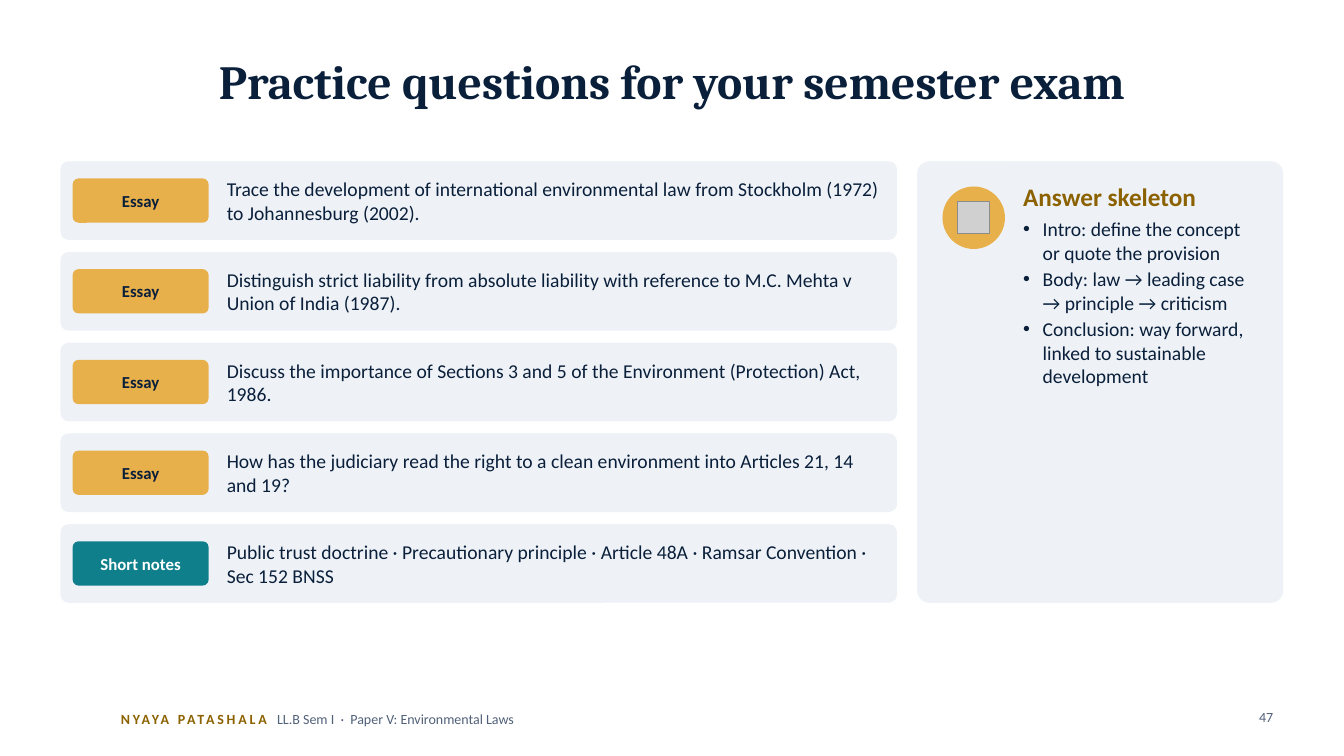
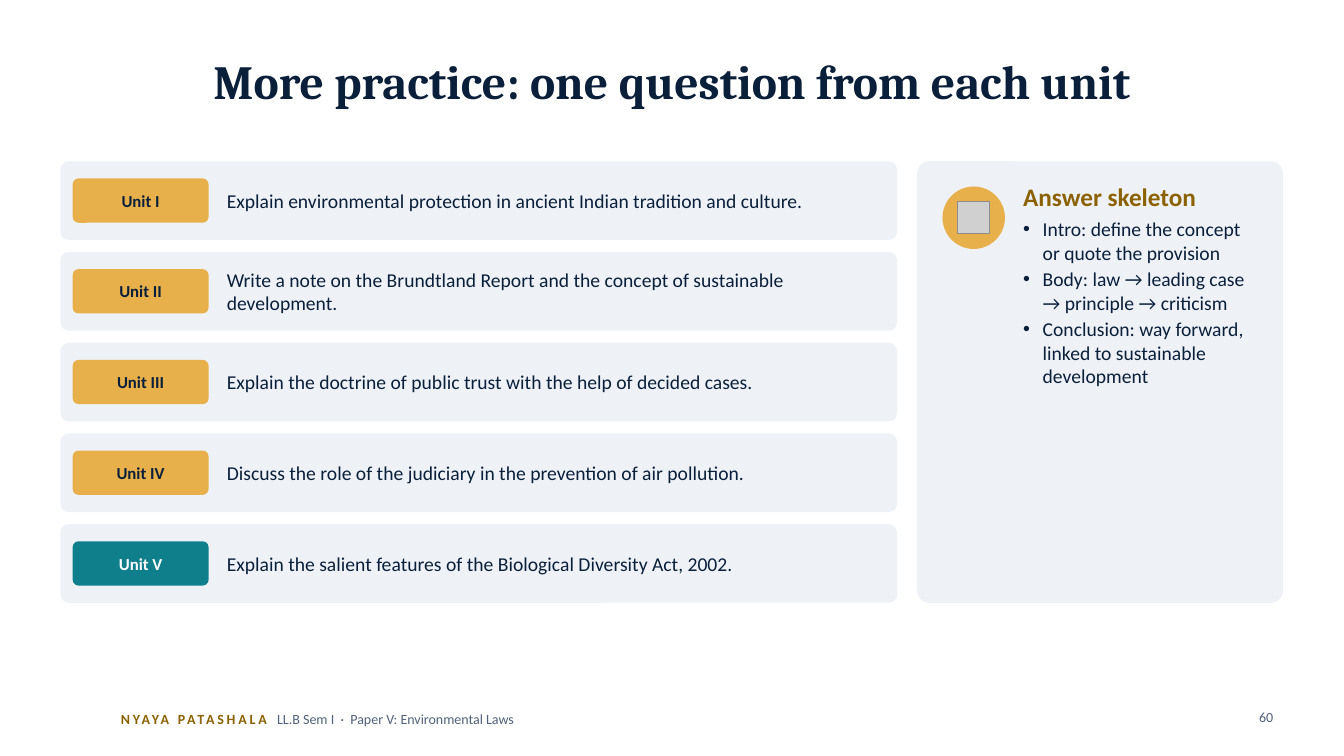
Before and after one commit to missioncivils92/current-affairs-Dasari-Mounika-, a slide deck: slide 60 of law/llb-sem1-environmental-laws/Environmental-Laws-Decoded_CLICK-animations.pptx (slide 47 before the commit). Drawn at 1344x756 pixels with LibreOffice and Linux fonts; fonts in the diff are those of the drawing; grey boxes stand for pictures; background and template pictures are left out. Boxes give left, top, right and bottom in pixels: in the first picture for what was removed or moved away, otherwise in the second. Text is boxed around its words. In the diff, an @@ line names an element or a change of style, - is before the commit and + after.

```diff
--- a/law/llb-sem1-environmental-laws/Environmental-Laws-Decoded_CLICK-animations.pptx
+++ b/law/llb-sem1-environmental-laws/Environmental-Laws-Decoded_CLICK-animations.pptx
@@ title at box(213, 65, 1131, 109): text changed @@
-Practice questions for your semester exam
+More practice: one question from each unit
@@ text at box(122, 195, 159, 207): text changed @@
-Essay
+Unit I
@@ text at box(227, 194, 802, 211): text changed @@
-Trace the development of international environmental law from Stockholm (1972) to Johannesburg (2002).
+Explain environmental protection in ancient Indian tradition and culture.
@@ text at box(119, 285, 162, 297): text changed @@
-Essay
+Unit II
@@ text at box(227, 273, 783, 313): text changed @@
-Distinguish strict liability from absolute liability with reference to M.C. Mehta v Union of India (1987).
+Write a note on the Brundtland Report and the concept of sustainable development.
@@ text at box(117, 376, 164, 388): text changed @@
-Essay
+Unit III
@@ text at box(227, 375, 753, 392): text changed @@
-Discuss the importance of Sections 3 and 5 of the Environment (Protection) Act, 1986.
+Explain the doctrine of public trust with the help of decided cases.
@@ text at box(117, 467, 164, 479): text changed @@
-Essay
+Unit IV
@@ text at box(227, 466, 743, 484): text changed @@
-How has the judiciary read the right to a clean environment into Articles 21, 14 and 19?
+Discuss the role of the judiciary in the prevention of air pollution.
@@ text at box(119, 558, 162, 570): text changed @@
-Short notes
+Unit V
@@ text at box(227, 557, 733, 575): text changed @@
-Public trust doctrine · Precautionary principle · Article 48A · Ramsar Convention · Sec 152 BNSS
+Explain the salient features of the Biological Diversity Act, 2002.
@@ page number at box(1259, 712, 1273, 722): text changed @@
-47
+60
```
Also in this commit, not shown: 4 other slides changed, 21 slides added, 8 slides removed, 4 other files.
